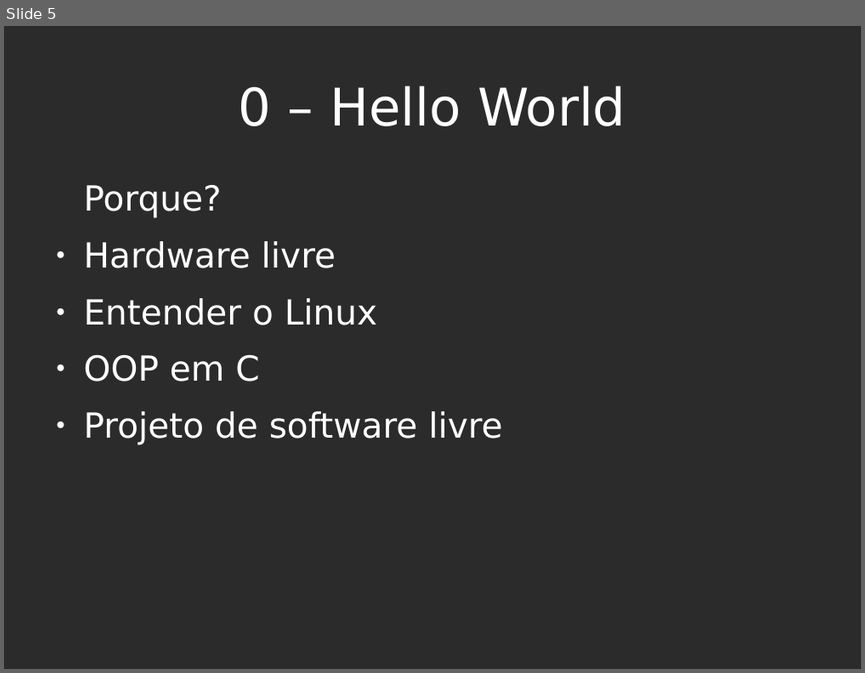
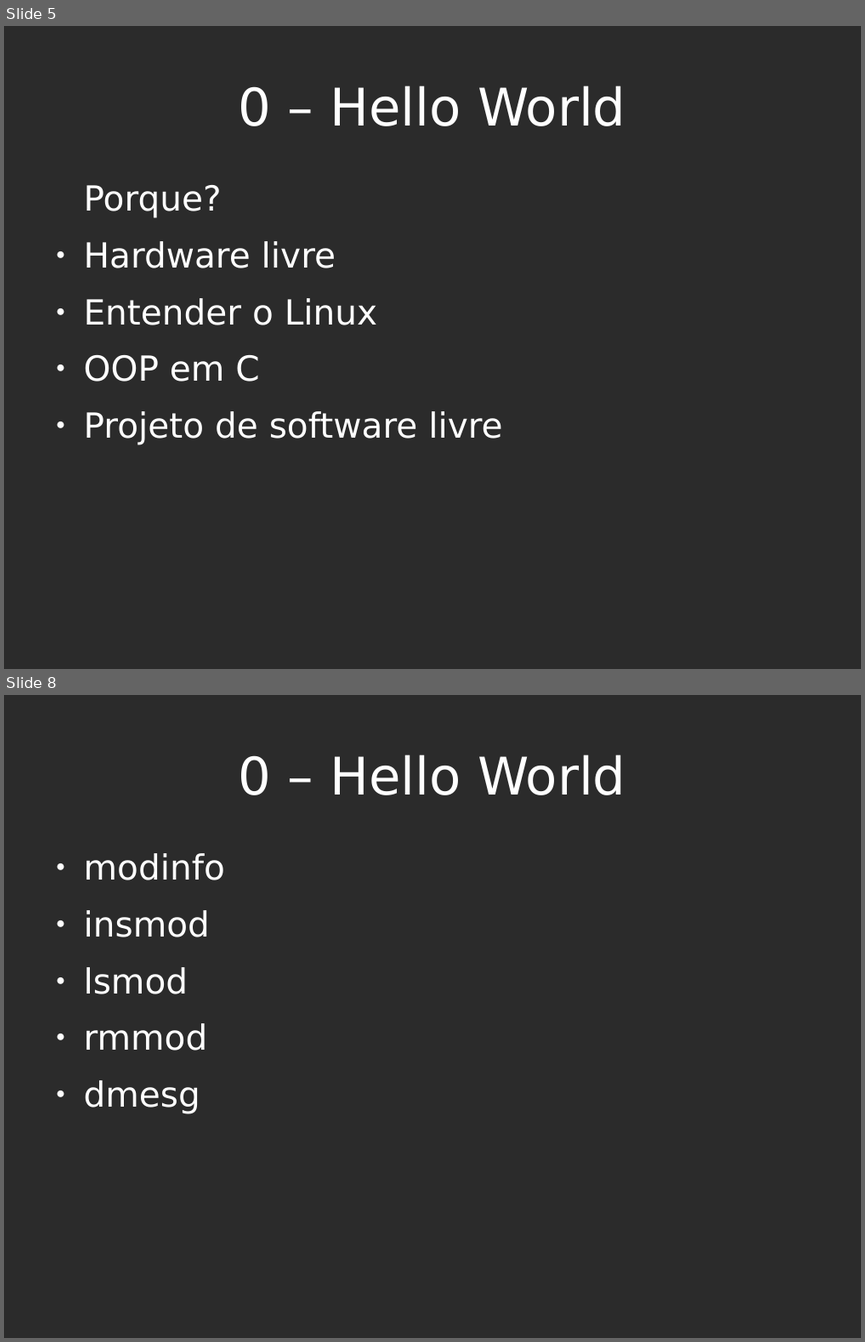
Before and after one commit to diegor2/primoduke, a slide deck: slides.odp. Shown one above the other, each under a label of ours: slide 5 before the commit, slides 5 and 8 after it; the slides between them are not shown. The pictures are 865x673 and 865x1342 pixels, drawn with LibreOffice and Linux fonts; fonts in the diff are those of the drawing; background and template pictures are left out; a plain dark background stands for a picture behind light text. Boxes give left, top, right and bottom in pixels: in the first picture for what was removed or moved away, otherwise in the second. Text is boxed around its words. In the diff, an @@ line names an element or a change of style, - is before the commit and + after.

```diff
--- a/slides.odp
+++ b/slides.odp
@@ slide 8 added at [4,695,861,1338], background picture (left out) @@
@@ title added at [239,755,625,795], 48 pt, text #FFFFFF @@
+0 – Hello World
@@ text added at [84,853,225,1114], 32 pt, text #FFFFFF @@
+● modinfo
+● insmod
+● lsmod
+● rmmod
+● dmesg
```
Also in this commit, not shown: 5 slides changed, 6 other slides added, 1 slide removed.
